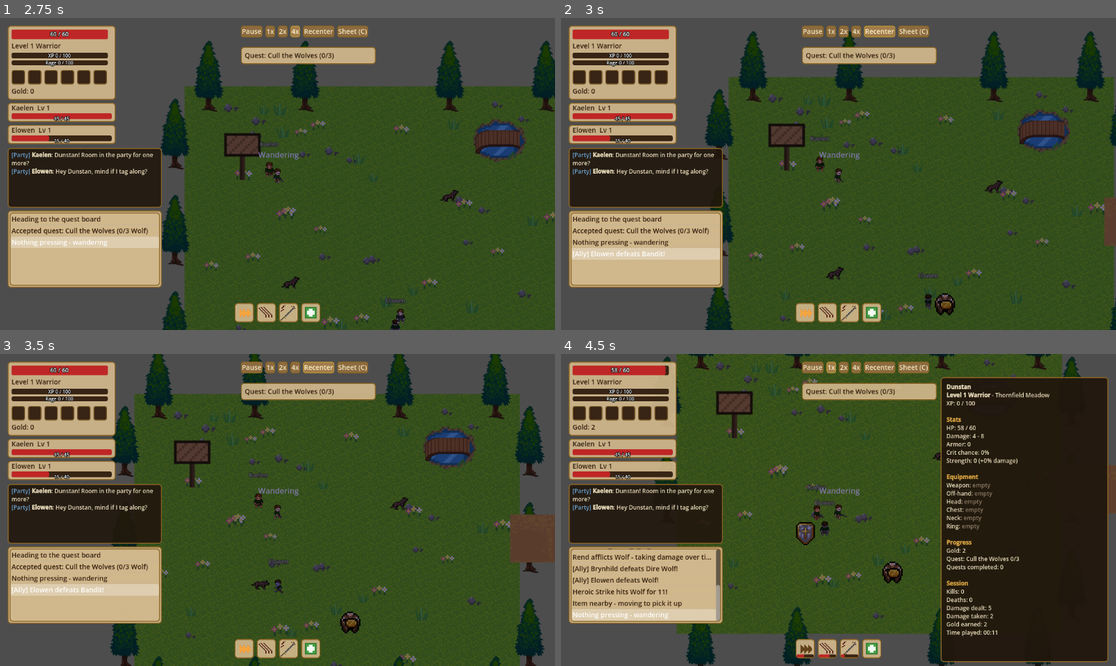
Above: before the commit, frames 1-4 (two rows, left to right).
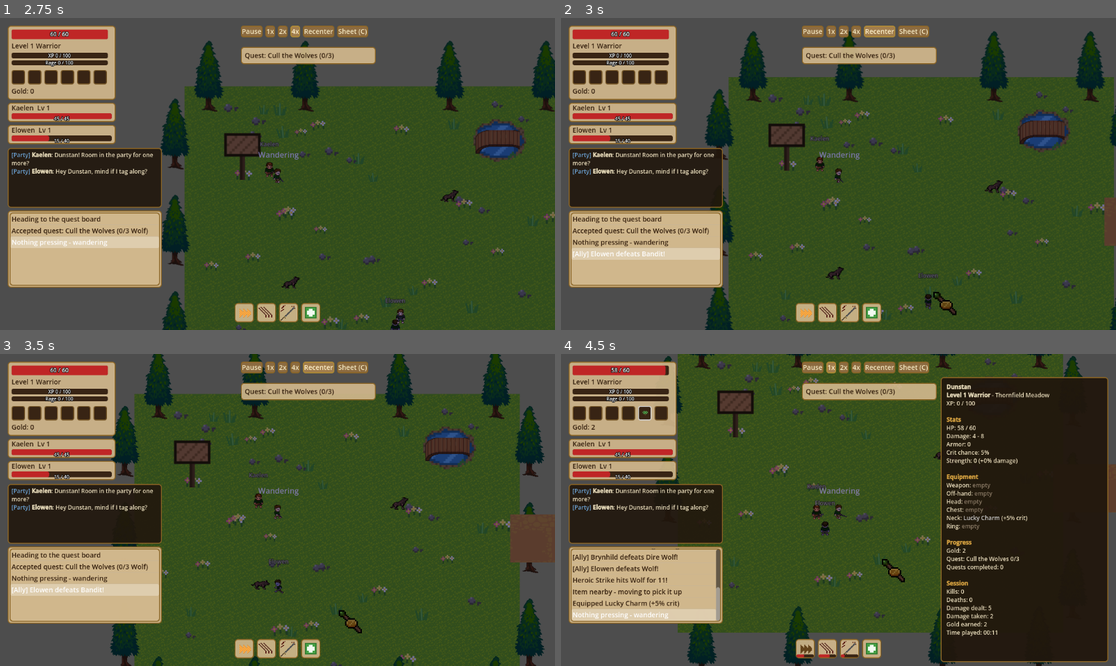
Above: after the commit, the same moments.

Repository: HexaLoid/ai-world-spectator
Game: Godot game, scene res://scenes/Main.tscn
Same seed, same stepped clock (60 frames per second), same inputs: the game is played once before the commit and once after it.
Inputs:
- Up to frame 1 (2.75 s): click "1x" at 0.5 s; click "2x" at 1.25 s; click "4x" at 2 s
- Up to frame 2 (3 s): click "Recenter" at 2.75 s
- Up to frame 3 (3.5 s): no input
- Up to frame 4 (4.5 s): click "Sheet (C)" at 3.5 s; click "1x" at 4.25 s

Frame 1 is identical in both runs. In frame 2, 0.2% of the frame differs, in the area x 67-72%, y 87-96%; in frame 3, 0.2%; in frame 4, 3.1%, in the area x 2-100%, y 0-100%.

Commit message:
Spawn points read enemy definitions from EnemyTable
Co-Authored-By: Claude Sonnet 5 <noreply@anthropic.com>

Diff:
--- a/scenes/world/BlackthornForest.tscn
+++ b/scenes/world/BlackthornForest.tscn
@@ -69,39 +69,18 @@
 [node name="SpawnPointWolf1" parent="." instance=ExtResource("1_spawnpoint")]
 position = Vector2(150, -80)
 enemy_scene = ExtResource("2_enemy")
-enemy_name_override = "Dire Wolf"
-max_hp_override = 30
-move_speed_override = 75.0
-attack_damage_min_override = 4
-attack_damage_max_override = 7
-xp_reward_override = 35
-sprite_frames_override = ExtResource("3_wolf_frames")
+enemy_id = "dire_wolf"
 
 [node name="SpawnPointWolf2" parent="." instance=ExtResource("1_spawnpoint")]
 position = Vector2(-180, 100)
 enemy_scene = ExtResource("2_enemy")
-enemy_name_override = "Dire Wolf"
-max_hp_override = 30
-move_speed_override = 75.0
-attack_damage_min_override = 4
-attack_damage_max_override = 7
-xp_reward_override = 35
-sprite_frames_override = ExtResource("3_wolf_frames")
+enemy_id = "dire_wolf"
 
 [node name="SpawnPointBanditCaptain" parent="." instance=ExtResource("1_spawnpoint")]
 position = Vector2(60, 150)
 respawn_delay_s = 20.0
 enemy_scene = ExtResource("2_enemy")
-enemy_name_override = "Bandit Captain"
-max_hp_override = 70
-move_speed_override = 50.0
-attack_damage_min_override = 8
-attack_damage_max_override = 14
-xp_reward_override = 90
-sprite_frames_override = ExtResource("4_bandit_frames")
-sprite_size_override = 56.0
-sprite_tint_override = Color(0.65, 0.3, 0.85, 1.0)
-guaranteed_drop_id_override = "iron_sword"
+enemy_id = "bandit_captain"
 
 [node name="Tree1" type="Sprite2D" parent="."]
 modulate = Color(0.75, 0.8, 0.75, 1.0)
--- a/scenes/world/SunderedCrypt.tscn
+++ b/scenes/world/SunderedCrypt.tscn
@@ -52,19 +52,4 @@
 position = Vector2(0, 0)
 respawn_delay_s = 90.0
 enemy_scene = ExtResource("2_enemy")
-enemy_name_override = "Crypt Lord"
-max_hp_override = 150
-move_speed_override = 45.0
-attack_damage_min_override = 10
-attack_damage_max_override = 18
-xp_reward_override = 300
-# A small, enclosed dungeon room rather than an open field (bounds below
-# are a 360x360 square) — this aggro range comfortably exceeds the
-# worst-case corner-to-center distance (~255), so the boss reliably
-# notices the character on every visit instead of possibly never coming
-# into range during a short wander before the zone's dwell timer expires.
-aggro_range_override = 280.0
-sprite_frames_override = ExtResource("3_bandit_frames")
-sprite_size_override = 64.0
-sprite_tint_override = Color(0.2, 0.06, 0.1, 1.0)
-guaranteed_drop_id_override = "warlords_greatsword"
+enemy_id = "crypt_lord"
--- a/scenes/world/ThornfieldMeadow.tscn
+++ b/scenes/world/ThornfieldMeadow.tscn
@@ -71,35 +71,17 @@
 [node name="SpawnPointWolf1" parent="." instance=ExtResource("1_spawnpoint")]
 position = Vector2(150, -80)
 enemy_scene = ExtResource("2_enemy")
-enemy_name_override = "Wolf"
-max_hp_override = 18
-move_speed_override = 70.0
-attack_damage_min_override = 2
-attack_damage_max_override = 4
-xp_reward_override = 20
-sprite_frames_override = ExtResource("3_wolf_frames")
+enemy_id = "wolf"
 
 [node name="SpawnPointWolf2" parent="." instance=ExtResource("1_spawnpoint")]
 position = Vector2(-180, 100)
 enemy_scene = ExtResource("2_enemy")
-enemy_name_override = "Wolf"
-max_hp_override = 18
-move_speed_override = 70.0
-attack_damage_min_override = 2
-attack_damage_max_override = 4
-xp_reward_override = 20
-sprite_frames_override = ExtResource("3_wolf_frames")
+enemy_id = "wolf"
 
 [node name="SpawnPointBandit1" parent="." instance=ExtResource("1_spawnpoint")]
 position = Vector2(60, 150)
 enemy_scene = ExtResource("2_enemy")
-enemy_name_override = "Bandit"
-max_hp_override = 35
-move_speed_override = 45.0
-attack_damage_min_override = 4
-attack_damage_max_override = 8
-xp_reward_override = 35
-sprite_frames_override = ExtResource("4_bandit_frames")
+enemy_id = "bandit"
 
 [node name="Tree1" type="Sprite2D" parent="."]
 texture = ExtResource("5_tree_pine")
--- a/scripts/entities/enemy.gd
+++ b/scripts/entities/enemy.gd
@@ -13,6 +13,8 @@
 @export var xp_reward: int = 25
 @export var gold_min: int = 1
 @export var gold_max: int = 3
+## Random drops only pick items with level_req <= this (see LootTable.roll_drop).
+@export var loot_level: int = 1
 @export var sprite_size: float = 40.0
 @export var sprite_tint: Color = Color(1, 1, 1, 1)
 ## When set, always drops this item on death instead of a random LootTable
@@ -191,7 +193,7 @@
 	queue_free()
 
 func _drop_loot() -> void:
-	var item_id := guaranteed_drop_id if guaranteed_drop_id != "" else LootTable.roll_drop(rng)
+	var item_id := guaranteed_drop_id if guaranteed_drop_id != "" else LootTable.roll_drop(rng, loot_level)
 	var item_scene: PackedScene = load("res://scenes/entities/ItemPickup.tscn")
 	var item := item_scene.instantiate()
 	item.item_id = item_id
--- a/scripts/entities/spawn_point.gd
+++ b/scripts/entities/spawn_point.gd
@@ -1,21 +1,10 @@
 extends Node2D
 
-## Sentinel-value overrides: 0 / "" all mean "don't override the enemy's
-## default for this field." There's currently no way to force an override TO
-## zero/empty — acceptable for v1's fixed 2-enemy-type scope.
+## Spawns one enemy described by EnemyTable[enemy_id] and respawns it
+## `respawn_delay_s` after it dies.
 @export var enemy_scene: PackedScene
+@export var enemy_id: String = ""
 @export var respawn_delay_s: float = 8.0
-@export var enemy_name_override: String = ""
-@export var max_hp_override: int = 0
-@export var move_speed_override: float = 0.0
-@export var attack_damage_min_override: int = 0
-@export var attack_damage_max_override: int = 0
-@export var xp_reward_override: int = 0
-@export var aggro_range_override: float = 0.0
-@export var sprite_frames_override: SpriteFrames = null
-@export var sprite_size_override: float = 0.0
-@export var sprite_tint_override: Color = Color(0, 0, 0, 0)
-@export var guaranteed_drop_id_override: String = ""
 
 var current_enemy: Node2D = null
 
@@ -25,31 +14,27 @@
 func _spawn() -> void:
 	if enemy_scene == null:
 		return
+	var def := EnemyTable.get_def(enemy_id)
+	if def.is_empty():
+		push_warning("SpawnPoint %s has unknown enemy_id '%s'" % [name, enemy_id])
+		return
 	current_enemy = enemy_scene.instantiate()
 	current_enemy.global_position = global_position
 	current_enemy.spawn_point = self
-	if enemy_name_override != "":
-		current_enemy.enemy_name = enemy_name_override
-	if max_hp_override > 0:
-		current_enemy.max_hp = max_hp_override
-	if move_speed_override > 0.0:
-		current_enemy.move_speed = move_speed_override
-	if attack_damage_min_override > 0:
-		current_enemy.attack_damage_min = attack_damage_min_override
-	if attack_damage_max_override > 0:
-		current_enemy.attack_damage_max = attack_damage_max_override
-	if xp_reward_override > 0:
-		current_enemy.xp_reward = xp_reward_override
-	if aggro_range_override > 0.0:
-		current_enemy.aggro_range = aggro_range_override
-	if sprite_frames_override != null:
-		current_enemy.get_node("AnimatedSprite2D").sprite_frames = sprite_frames_override
-	if sprite_size_override > 0.0:
-		current_enemy.sprite_size = sprite_size_override
-	if sprite_tint_override.a > 0.0:
-		current_enemy.sprite_tint = sprite_tint_override
-	if guaranteed_drop_id_override != "":
-		current_enemy.guaranteed_drop_id = guaranteed_drop_id_override
+	current_enemy.enemy_name = def["name"]
+	current_enemy.max_hp = def["max_hp"]
+	current_enemy.move_speed = def["move_speed"]
+	current_enemy.attack_damage_min = def["attack_min"]
+	current_enemy.attack_damage_max = def["attack_max"]
+	current_enemy.aggro_range = def["aggro_range"]
+	current_enemy.xp_reward = def["xp_reward"]
+	current_enemy.gold_min = def["gold_min"]
+	current_enemy.gold_max = def["gold_max"]
+	current_enemy.loot_level = def["loot_level"]
+	current_enemy.sprite_size = def["sprite_size"]
+	current_enemy.sprite_tint = def["tint"]
+	current_enemy.guaranteed_drop_id = def["guaranteed_drop"]
+	current_enemy.get_node("AnimatedSprite2D").sprite_frames = load(EnemyTable.SPRITE_FRAMES[def["sprite"]])
 	get_tree().current_scene.add_child.call_deferred(current_enemy)
 
 func on_enemy_died() -> void:
--- a/tests/run_tests.gd
+++ b/tests/run_tests.gd
@@ -16,6 +16,7 @@
 	"res://tests/suite_chat_policy.gd",
 	"res://tests/suite_leveling_system.gd",
 	"res://tests/suite_enemy_table.gd",
+	"res://tests/suite_spawn_points.gd",
 ]
 
 var checks := 0
--- /dev/null
+++ b/tests/suite_spawn_points.gd
@@ -0,0 +1,24 @@
+extends RefCounted
+
+## Every `enemy_id = "..."` line in the world scenes must name a real
+## EnemyTable entry, and no scene may still use the old per-field overrides.
+
+const OLD_OVERRIDES := ["enemy_name_override", "max_hp_override", "move_speed_override", "attack_damage_min_override",
+	"attack_damage_max_override", "xp_reward_override", "aggro_range_override", "sprite_frames_override",
+	"sprite_size_override", "sprite_tint_override", "guaranteed_drop_id_override"]
+
+func run(t) -> void:
+	var regex := RegEx.new()
+	regex.compile("enemy_id = \"([a-z_]+)\"")
+	var total := 0
+	for file_name in DirAccess.get_files_at("res://scenes/world"):
+		if not file_name.ends_with(".tscn"):
+			continue
+		var text := FileAccess.get_file_as_string("res://scenes/world/" + file_name)
+		for m in regex.search_all(text):
+			total += 1
+			var id := m.get_string(1)
+			t.check(not EnemyTable.get_def(id).is_empty(), "%s: enemy_id '%s' exists in EnemyTable" % [file_name, id])
+		for key in OLD_OVERRIDES:
+			t.check(not text.contains(key + " ="), "%s no longer uses %s" % [file_name, key])
+	t.check(total >= 7, "at least seven spawn points name an enemy (found %d)" % total)
Not shown, added: tests/suite_spawn_points.gd.uid
